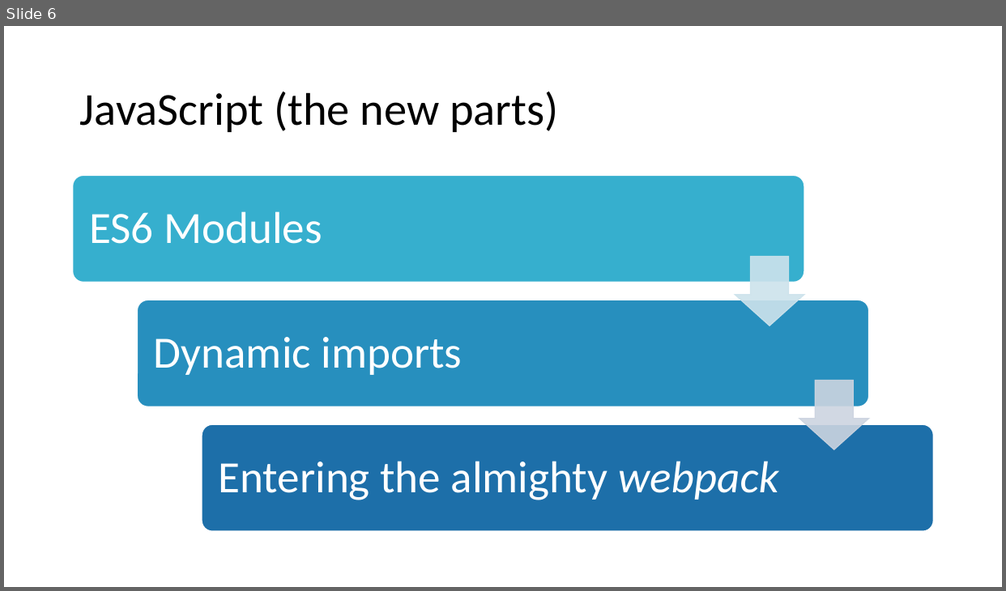
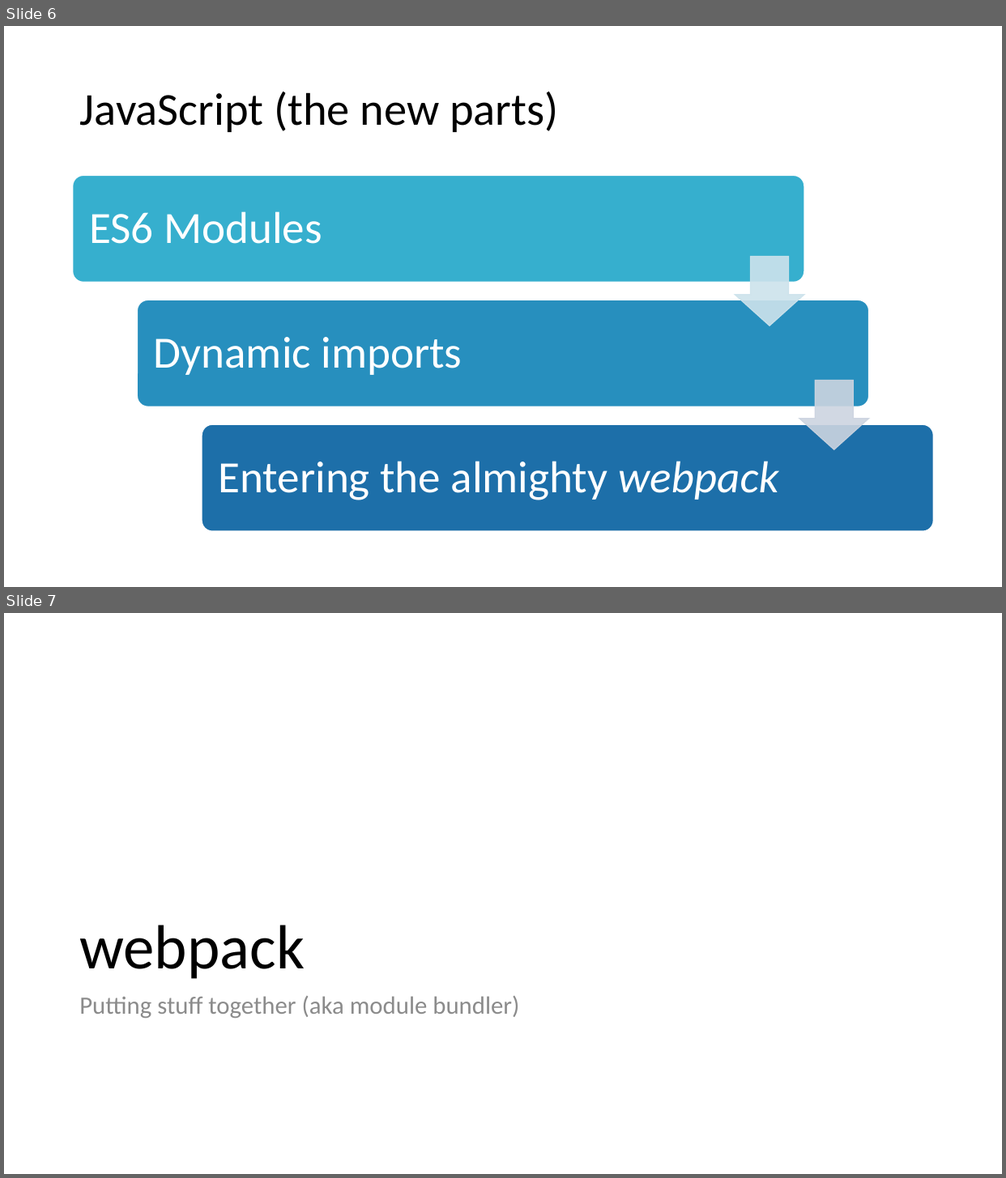
Before and after one commit to mvsde/front-end-stack, a slide deck: front-end-stack.pptx. Shown one above the other, each under a label of ours: slide 6 before the commit, slides 6 and 7 after it. The pictures are 1006x591 and 1006x1178 pixels, drawn with LibreOffice and Linux fonts; fonts in the diff are those of the drawing. Boxes give left, top, right and bottom in pixels: in the first picture for what was removed or moved away, otherwise in the second. Text is boxed around its words. In the diff, an @@ line names an element or a change of style, - is before the commit and + after.

Commit message:
feat: Add webpack and Babel sections

```diff
--- a/front-end-stack.pptx
+++ b/front-end-stack.pptx
@@ slide 7 added at (4,613,1002,1174), background #FFFFFF @@
@@ title added at (79,925,305,979), 60 pt, text #000000 @@
+webpack
@@ text added at (79,996,519,1018), 24 pt, text #8C8C8C @@
+Putting stuff together (aka module bundler)
```
Also in this commit, not shown: 3 other slides added, 12 other files.
